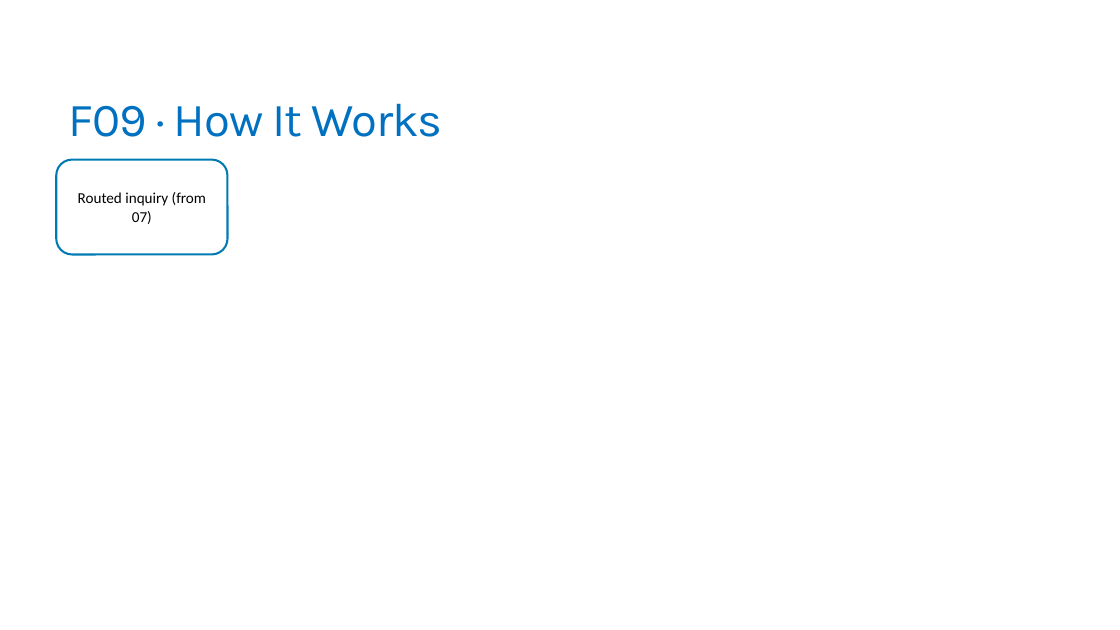
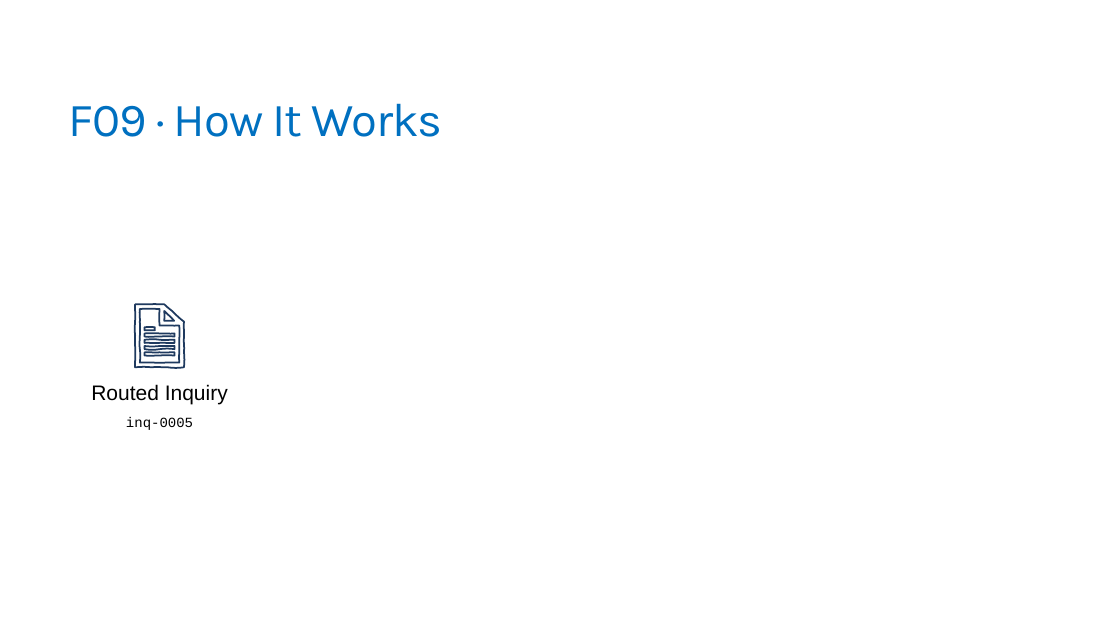
Before and after one commit to trailheadtechnology/10-ai-features-workshop, a slide deck: slide 41 of modules/M3-deciding/M3-deciding.pptx (slide 36 before the commit). Drawn at 1120x630 pixels with LibreOffice and Linux fonts; fonts in the diff are those of the drawing. Boxes give left, top, right and bottom in pixels: in the first picture for what was removed or moved away, otherwise in the second. Text is boxed around its words. In the diff, an @@ line names an element or a change of style, - is before the commit and + after.

```diff
--- a/modules/M3-deciding/M3-deciding.pptx
+++ b/modules/M3-deciding/M3-deciding.pptx
@@ rounded rectangle removed at <box>56,160,228,255</box> @@
-Routed inquiry (from 07)
@@ group added at <box>122,298,197,374</box>: 6 freeform shapes @@
@@ text added at <box>91,384,228,404</box>, 18 pt, text #000000 @@
+Routed Inquiry
@@ text added at <box>126,417,193,430</box>, 12 pt, text #000000 @@
+inq-0005
```
Also in this commit, not shown: 5 other slides changed, 16 slides added, 11 slides removed, 3 other files.
